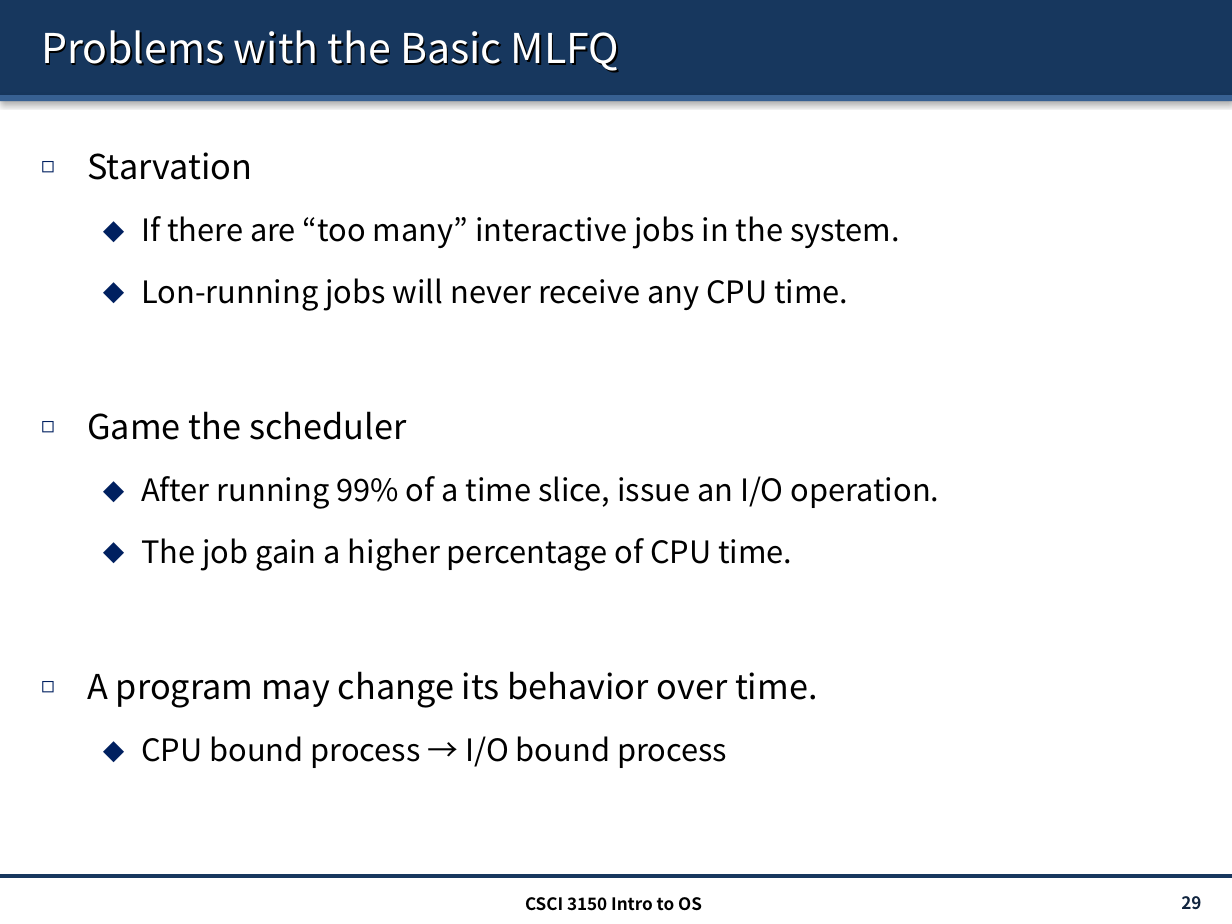
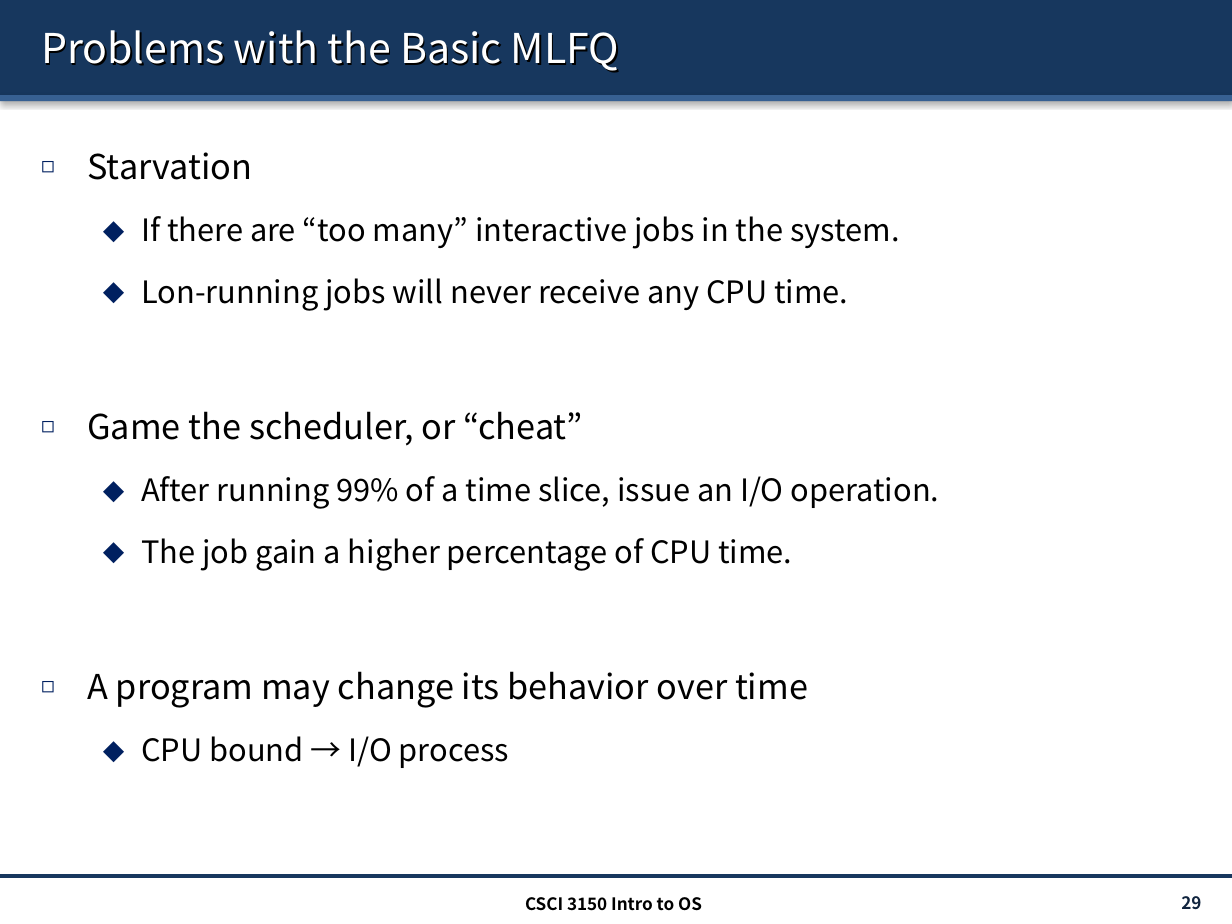
Before and after one commit to henryhxu/CSCI3150, a slide deck: slide 29 of lecture/lec9_sched.pptx. Drawn at 1232x924 pixels with LibreOffice and Linux fonts; fonts in the diff are those of the drawing. Boxes give left, top, right and bottom in pixels: in the first picture for what was removed or moved away, otherwise in the second. Text is boxed around its words. In the diff, an @@ line names an element or a change of style, - is before the commit and + after.

```diff
--- a/lecture/lec9_sched.pptx
+++ b/lecture/lec9_sched.pptx
@@ text at [87,411,583,446]: text changed @@
-◻ Game the scheduler
+◻ Game the scheduler, or “cheat”
@@ text at [87,671,808,768]: text changed @@
-◻ A program may change its behavior over time.
-  ⬥ CPU bound process → I/O bound process
+◻ A program may change its behavior over time
+  ⬥ CPU bound → I/O process
```
Also in this commit, not shown: 9 other slides changed, 2 slides removed, 1 other file.
